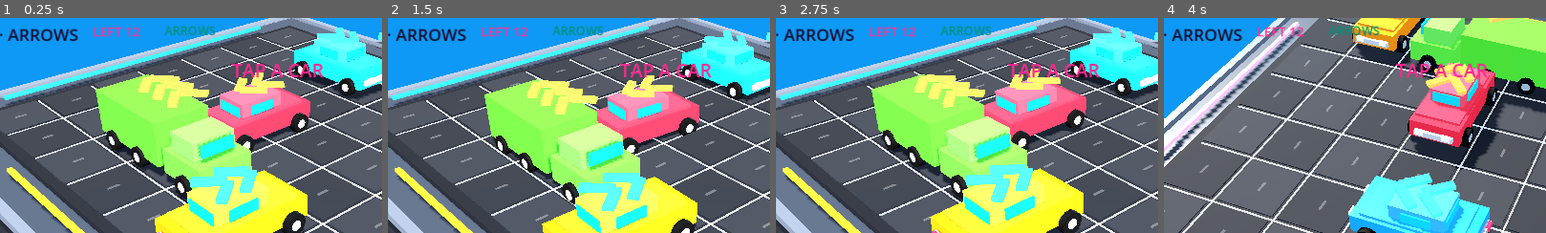
Above: before the commit, frames 1-4 (left to right).
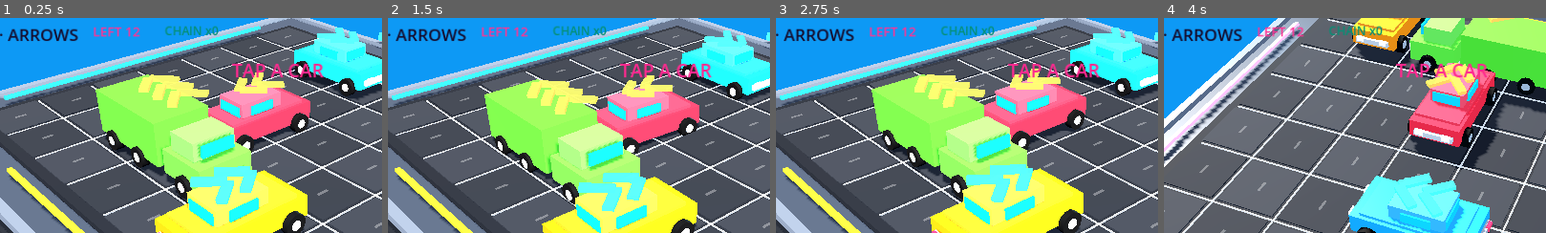
Above: after the commit, the same moments.

Repository: Zweeback/tinyrush
Game: Godot game, scene res://scenes/main.tscn
The game is run twice, just before and just after one commit, with the same random seed, the same clock (stepped at 60 frames per second) and the same inputs.
Inputs (mouse positions are % of the whole screen's width and height, from its top left):
- Up to frame 1 (0.25 s): no input
- Up to frame 2 (1.5 s): click "RESTART" at 0.5 s; click "RESTART" at 1.25 s
- Up to frame 3 (2.75 s): click "RESTART" at 2 s
- Up to frame 4 (4 s): tap A at 2.75, 3.5 s; move the mouse to (45, 70) at 2.77 s; click (45, 70) at 2.92 s; drag from (80, 65) to (45, 70) at 3.52 s
The pictures show only the part of the screen within x 14-64%, y 2-52%; the shares and areas given below are measured in that part.

The runs differ from the first frame. In frame 1, 0.4% of the frame differs, in the area x 43-58%, y 3-8%; in frame 2, 0.4%; in frame 3, 0.4%; in frame 4, 0.4%.

Commit message:
feat: add non-punitive reward chain and milestone juice

Diff:
--- a/scripts/main.gd
+++ b/scripts/main.gd
@@ -12,6 +12,8 @@
 var moves := 0
 var is_busy := false
 var level_cleared := false
+var juice_chain := 0
+var best_juice_chain := 0
 
 @onready var world_builder: ParkingPanicWorld = $WorldRoot/BoardRoot
 @onready var cars_root: Node3D = $WorldRoot/CarsRoot
@@ -85,6 +87,7 @@
 	is_busy = false
 	level_cleared = false
 	moves = 0
+	juice_chain = 0
 	board.reset_from_level(level)
 
 	for child in cars_root.get_children():
@@ -134,6 +137,7 @@
 	var local_sign := 1 if direction == axis else -1
 
 	if not _route_clear(car_id):
+		juice_chain = 0
 		view.blocked_feedback(local_sign)
 		audio.blocked_sound()
 		Input.vibrate_handheld(14)
@@ -145,18 +149,26 @@
 
 	board.active[car_id] = false
 	moves += 1
+	juice_chain += 1
+	best_juice_chain = maxi(best_juice_chain, juice_chain)
 	is_busy = true
 	view.set_move_hints(false, false)
 
 	var world_direction := _face_direction_to_world(face, direction)
 	var normal := _face_basis(face).y
 
-	fx.burst(view.position + normal * 0.22, view.body_color, 7, 0.24)
+	var reward_color := _reward_color(juice_chain)
+	fx.burst(view.position + normal * 0.22, view.body_color, mini(16, 7 + juice_chain), 0.24 + minf(0.18, float(juice_chain) * 0.02))
+	fx.reward_pulse(view.position + normal * 0.12, reward_color, juice_chain)
+	if juice_chain in [3, 6, 9]:
+		fx.milestone_burst(view.position + normal * 0.16, reward_color, juice_chain / 3)
+		_reward_camera_punch(juice_chain)
 	audio.move_sound(moves)
-	Input.vibrate_handheld(7)
-	view.animate_exit(world_direction, cell_size * 9.0, 0.24)
-
-	status_label.text = "%d LEFT" % board.remaining_count()
+	Input.vibrate_handheld(7 + mini(12, juice_chain))
+	view.animate_exit(world_direction, cell_size * 9.0, maxf(0.16, 0.24 - float(juice_chain) * 0.006))
+
+	status_label.modulate = reward_color
+	status_label.text = "CHAIN x%d · %d LEFT" % [juice_chain, board.remaining_count()]
 	_update_ui()
 
 	await get_tree().create_timer(0.32).timeout
@@ -221,10 +233,14 @@
 func _complete_level() -> void:
 	level_cleared = true
 	input_controller.set_enabled(false)
-	status_label.text = "CLEARED"
+	var clear_color := _reward_color(maxi(best_juice_chain, 9))
+	status_label.modulate = clear_color
+	status_label.text = "CLEARED · BEST CHAIN x%d" % best_juice_chain
 	hint_label.text = "ALL ARROWS OUT"
+	fx.milestone_burst(Vector3(0, 0.5, 0), clear_color, 4)
+	_reward_camera_punch(9)
 	audio.play_win_chime()
-	Input.vibrate_handheld(32)
+	Input.vibrate_handheld(38)
 	next_button.visible = true
 	next_button.text = "REPLAY ▶"
 	_update_ui()
@@ -345,8 +361,23 @@
 
 func _update_ui() -> void:
 	move_label.text = "LEFT %02d" % board.remaining_count()
-	optimal_label.text = "ARROWS"
+	optimal_label.text = "CHAIN x%d" % juice_chain
 	restart_button.disabled = is_busy
+
+func _reward_color(chain: int) -> Color:
+	if chain >= 9:
+		return Color(1.0, 0.24, 0.70, 1)
+	if chain >= 6:
+		return Color(1.0, 0.76, 0.10, 1)
+	if chain >= 3:
+		return Color(0.42, 1.0, 0.18, 1)
+	return Color(0.10, 0.92, 1.0, 1)
+
+func _reward_camera_punch(chain: int) -> void:
+	var target_fov := BASE_CAMERA_FOV - minf(5.0, float(chain) * 0.35)
+	var tween := create_tween()
+	tween.tween_property(camera, "fov", target_fov, 0.07).set_trans(Tween.TRANS_QUART).set_ease(Tween.EASE_OUT)
+	tween.tween_property(camera, "fov", BASE_CAMERA_FOV, 0.18).set_trans(Tween.TRANS_BACK).set_ease(Tween.EASE_OUT)
 
 func _fail_boot(message: String) -> void:
 	status_label.text = message
